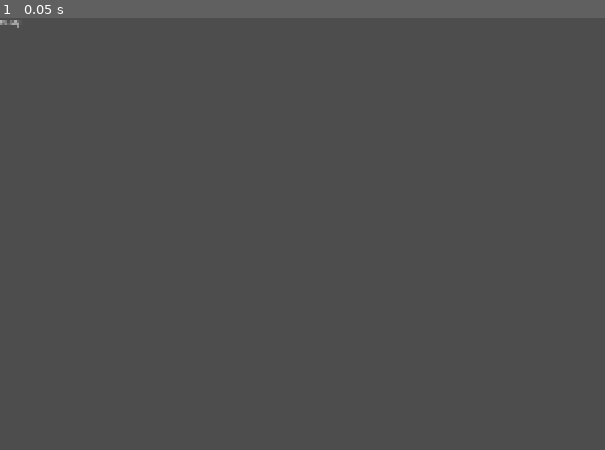
Above: before the commit, frame 1.
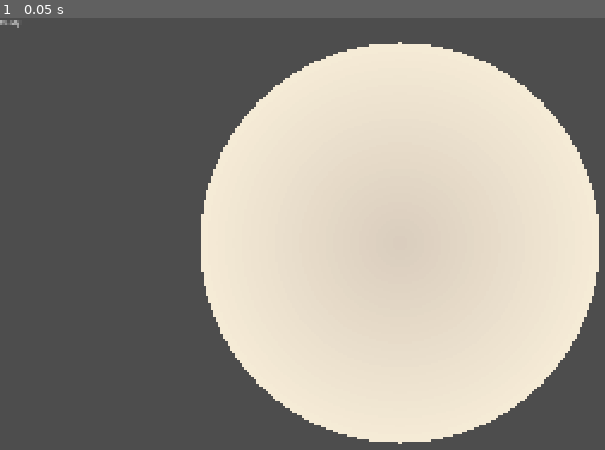
Above: after the commit, the same moment.

Repository: Blazenetic/petri1
Game: Godot game, scene res://scenes/Main.tscn
Same seed, same stepped clock (60 frames per second), same inputs: the game is played once before the commit and once after it.
Inputs:
- Up to frame 1 (0.05 s): no input

The runs differ from the first frame. In frame 1, 48% of the frame differs, in the area x 33-100%, y 5-99%.

Commit message:
Phase 1.3 - Petri dish scene, boundary, coordinate system, debug visuals

Diff:
--- a/scenes/Game.tscn
+++ b/scenes/Game.tscn
@@ -5,6 +5,7 @@
 [node name="Game" type="Node2D"]
 
 [node name="Camera2D" type="Camera2D" parent="."]
+current = true
 
 [node name="DishContainer" type="Node2D" parent="."]
 
--- a/scenes/environments/PetriDish.tscn
+++ b/scenes/environments/PetriDish.tscn
@@ -1,12 +1,23 @@
 [gd_scene format=3]
+
+[ext_resource type="Script" path="res://scripts/environments/PetriDish.gd" id="1"]
+[ext_resource type="Script" path="res://scripts/environments/PetriDishDebugDraw.gd" id="2"]
+[ext_resource type="Script" path="res://scripts/environments/PetriDishAgar.gd" id="3"]
 
 [sub_resource type="CircleShape2D" id=1]
 radius = 480.0
 
 [node name="PetriDish" type="Node2D"]
+script = ExtResource("1")
 
 [node name="Boundary" type="StaticBody2D" parent="."]
 [node name="CollisionShape2D" type="CollisionShape2D" parent="Boundary"]
 shape = SubResource(1)
 
 [node name="Visuals" type="Node2D" parent="."]
+[node name="Agar" type="Node2D" parent="Visuals"]
+script = ExtResource("3")
+
+[node name="DebugDraw" type="Node2D" parent="."]
+script = ExtResource("2")
+z_index = 100
--- /dev/null
+++ b/scripts/environments/PetriDish.gd
@@ -0,0 +1,102 @@
+extends Node2D
+class_name PetriDish
+
+signal radius_changed(new_radius: float)
+
+@export var agar_inner_color: Color = Color(0.96, 0.92, 0.84, 1.0)
+@export var agar_outer_color: Color = Color(0.85, 0.80, 0.74, 1.0)
+@export var spawn_margin_default: float = 16.0
+@export var debug_overlay_enabled: bool = false
+
+var _radius: float = 480.0
+
+@onready var _collision_shape: CollisionShape2D = $"Boundary/CollisionShape2D"
+@onready var _circle_shape: CircleShape2D = _collision_shape.shape as CircleShape2D
+
+func _ready() -> void:
+	add_to_group("Dish")
+	# Initialize radius from configuration
+	var configured: float = ConfigurationManager.dish_radius
+	set_radius(configured)
+	# Apply initial visual/debug state
+	var dbg: Node = get_node_or_null("DebugDraw")
+	if dbg:
+		dbg.visible = debug_overlay_enabled
+	# Forward initial colors to agar visual if present
+	var agar: Node = get_node_or_null("Visuals/Agar")
+	if agar and agar.has_method("set_colors"):
+		agar.set_colors(agar_inner_color, agar_outer_color)
+
+func get_radius() -> float:
+	return _radius
+
+func set_radius(r: float) -> void:
+	var new_r: float = float(max(0.0, r))
+	if is_equal_approx(new_r, _radius):
+		return
+	_radius = new_r
+	apply_radius_to_nodes()
+	emit_signal("radius_changed", _radius)
+
+func apply_radius_to_nodes() -> void:
+	# Sync physics boundary
+	if is_instance_valid(_circle_shape):
+		_circle_shape.radius = _radius
+	elif is_instance_valid(_collision_shape) and _collision_shape.shape is CircleShape2D:
+		_circle_shape = _collision_shape.shape
+		(_circle_shape as CircleShape2D).radius = _radius
+	# Update visuals
+	var agar: Node = get_node_or_null("Visuals/Agar")
+	if agar and agar.has_method("set_radius"):
+		agar.set_radius(_radius)
+	elif agar and agar.has_method("update"):
+		agar.update()
+	# Update debug overlay
+	var dbg: Node = get_node_or_null("DebugDraw")
+	if dbg and dbg.has_method("set_radius"):
+		dbg.set_radius(_radius)
+	elif dbg and dbg.has_method("update"):
+		dbg.update()
+
+func is_inside_dish(p: Vector2, margin: float = 0.0) -> bool:
+	var m: float = float(max(0.0, margin))
+	var r_eff: float = float(max(0.0, _radius - m))
+	return p.length() <= r_eff + 1e-6
+
+func clamp_to_dish(p: Vector2, margin: float = 0.0) -> Vector2:
+	var m: float = float(max(0.0, margin))
+	var r_eff: float = float(max(0.0, _radius - m))
+	var len_val: float = p.length()
+	if len_val <= r_eff or is_zero_approx(len_val):
+		return p
+	return p.normalized() * r_eff
+
+func resolve_boundary_collision(pos: Vector2, vel: Vector2, radius: float) -> Dictionary:
+	var res_pos: Vector2 = pos
+	var res_vel: Vector2 = vel
+	var entity_r: float = float(max(0.0, radius))
+	if pos.length() + entity_r <= _radius:
+		return {"pos": res_pos, "vel": res_vel}
+	# Compute outward normal and clamp position to boundary minus entity radius
+	var n: Vector2 = pos
+	if n.length() == 0.0:
+		n = Vector2.RIGHT
+	else:
+		n = n.normalized()
+	res_pos = n * float(max(_radius - entity_r, 0.0))
+	# Reflect velocity about the normal (perfect elastic reflection)
+	var vn: float = res_vel.dot(n)
+	res_vel = res_vel - 2.0 * vn * n
+	return {"pos": res_pos, "vel": res_vel}
+
+func get_random_point(margin: float = 0.0) -> Vector2:
+	var m: float = float(clamp(margin, 0.0, _radius))
+	var r: float = randf_range(0.0, float(max(_radius - m, 0.0)))
+	var a: float = randf_range(0.0, TAU)
+	return Vector2(cos(a), sin(a)) * r
+
+func world_to_dish(p: Vector2) -> Vector2:
+	return p - global_position
+
+func dish_to_world(p: Vector2) -> Vector2:
+	return p + global_position
--- /dev/null
+++ b/scripts/environments/PetriDishAgar.gd
@@ -0,0 +1,38 @@
+extends Node2D
+class_name PetriDishAgar
+
+@export var steps: int = 24
+
+var _inner_color: Color = Color(0.96, 0.92, 0.84, 1.0)
+var _outer_color: Color = Color(0.85, 0.80, 0.74, 1.0)
+var _radius: float = 480.0
+
+func _ready() -> void:
+	var parent: Node = get_parent()
+	if parent and parent.has_method("get_radius"):
+		_radius = float(parent.call("get_radius"))
+	if parent and parent.has_signal("radius_changed"):
+		parent.connect("radius_changed", Callable(self, "_on_radius_changed"))
+	queue_redraw()
+
+func set_colors(inner: Color, outer: Color) -> void:
+	_inner_color = inner
+	_outer_color = outer
+	queue_redraw()
+
+func set_radius(r: float) -> void:
+	_radius = float(max(0.0, r))
+	queue_redraw()
+
+func _on_radius_changed(new_radius: float) -> void:
+	set_radius(new_radius)
+
+func _draw() -> void:
+	if _radius <= 0.0:
+		return
+	var count: int = max(1, int(steps))
+	# Radial gradient via concentric filled circles (inner brighter)
+	for i in range(count, 0, -1):
+		var t: float = float(i) / float(count) # 0..1 (inner at 1)
+		var col: Color = _outer_color.lerp(_inner_color, t)
+		draw_circle(Vector2.ZERO, _radius * t, col)
--- /dev/null
+++ b/scripts/environments/PetriDishDebugDraw.gd
@@ -0,0 +1,50 @@
+extends Node2D
+class_name PetriDishDebugDraw
+
+@export var show_grid: bool = true
+@export var outline_color: Color = Color(0.15, 0.15, 0.15, 0.9)
+@export var axes_color: Color = Color(0.2, 0.2, 0.2, 0.6)
+@export var grid_color: Color = Color(0.15, 0.15, 0.15, 0.25)
+@export var line_width: float = 1.0
+
+var _radius: float = 480.0
+
+func _ready() -> void:
+	var parent: Node = get_parent()
+	if parent and parent.has_signal("radius_changed"):
+		parent.connect("radius_changed", Callable(self, "_on_radius_changed"))
+	queue_redraw()
+
+func set_radius(r: float) -> void:
+	_radius = max(0.0, r)
+	queue_redraw()
+
+func _on_radius_changed(new_radius: float) -> void:
+	set_radius(new_radius)
+
+func _draw() -> void:
+	if _radius <= 0.0:
+		return
+	var r: float = _radius
+	# Crosshair axes
+	draw_line(Vector2(-r, 0.0), Vector2(r, 0.0), axes_color, line_width)
+	draw_line(Vector2(0.0, -r), Vector2(0.0, r), axes_color, line_width)
+	# Circular outline
+	draw_arc(Vector2.ZERO, r, 0.0, TAU, 128, outline_color, line_width, false)
+	# Grid clipped to circle
+	if show_grid:
+		var cell: float = _get_cell_size()
+		if cell > 1.0:
+			var x: float = -r
+			while x <= r:
+				var y_max: float = sqrt(max(r * r - x * x, 0.0))
+				draw_line(Vector2(x, -y_max), Vector2(x, y_max), grid_color, line_width)
+				x += cell
+			var y: float = -r
+			while y <= r:
+				var x_max: float = sqrt(max(r * r - y * y, 0.0))
+				draw_line(Vector2(-x_max, y), Vector2(x_max, y), grid_color, line_width)
+				y += cell
+
+func _get_cell_size() -> float:
+	return float(ConfigurationManager.grid_cell_size)
--- a/scripts/systems/EntityFactory.gd
+++ b/scripts/systems/EntityFactory.gd
@@ -78,3 +78,30 @@
 		node.get_parent().remove_child(node)
 	pool.release(node)
 	print("[EntityFactory] destroyed id=", entity_id, " type=", node.entity_type, " reason=", reason)
+
+# Convenience spawn helpers using PetriDish boundary and coordinate utilities
+
+func _get_dish() -> PetriDish:
+	var nodes := get_tree().get_nodes_in_group("Dish")
+	if nodes.size() > 0:
+		return nodes[0] as PetriDish
+	return null
+
+# Spawns an entity at a random point inside the dish, respecting a margin from the boundary
+func create_entity_random(entity_type: int, margin: float = 0.0, params := {}) -> StringName:
+	var dish := _get_dish()
+	var pos_world := Vector2.ZERO
+	if dish:
+		var local := dish.get_random_point(margin)
+		pos_world = dish.dish_to_world(local)
+	return create_entity(entity_type, pos_world, params)
+
+# Spawns an entity at the requested position but clamped to be inside the dish by entity_radius
+func create_entity_clamped(entity_type: int, position: Vector2, entity_radius: float, params := {}) -> StringName:
+	var pos_world := position
+	var dish := _get_dish()
+	if dish:
+		var local := dish.world_to_dish(position)
+		var clamped_local := dish.clamp_to_dish(local, entity_radius)
+		pos_world = dish.dish_to_world(clamped_local)
+	return create_entity(entity_type, pos_world, params)
Not shown, added: scripts/environments/PetriDish.gd.uid
Not shown, added: scripts/environments/PetriDishAgar.gd.uid
Not shown, added: scripts/environments/PetriDishDebugDraw.gd.uid
Not shown, added: .HUMAN/phase1.3/phase1.3-complete.md
Not shown, added: .HUMAN/phase1.3/phase_1.3.md
Not shown, added: .HUMAN/phased_plan.md
Not shown, added: AGENTS/phase_1.4.md
